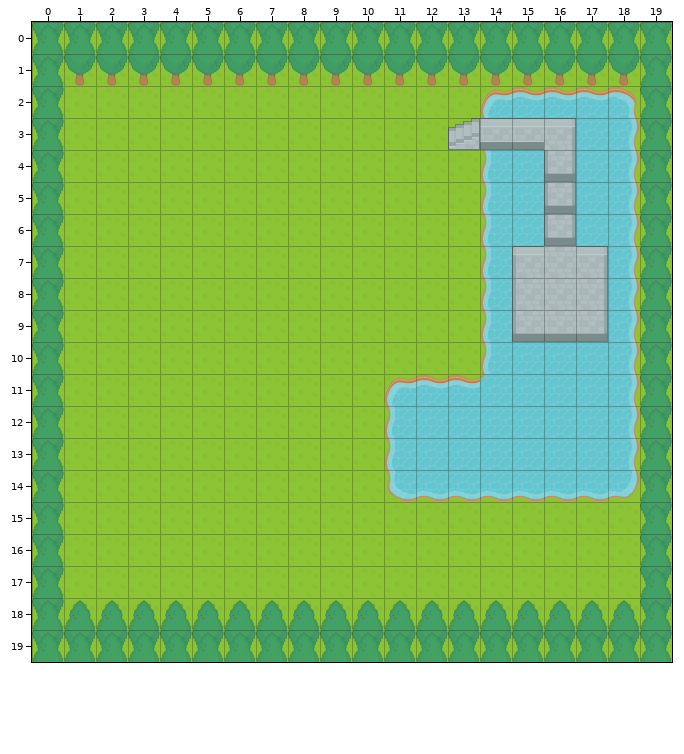
Tiled map (JSON): assets/tilemaps/Map.json. This is how it looked before the edit.
Cells are 128x128 px. Shown: x 0..19, y 0..19.
And afterwards:
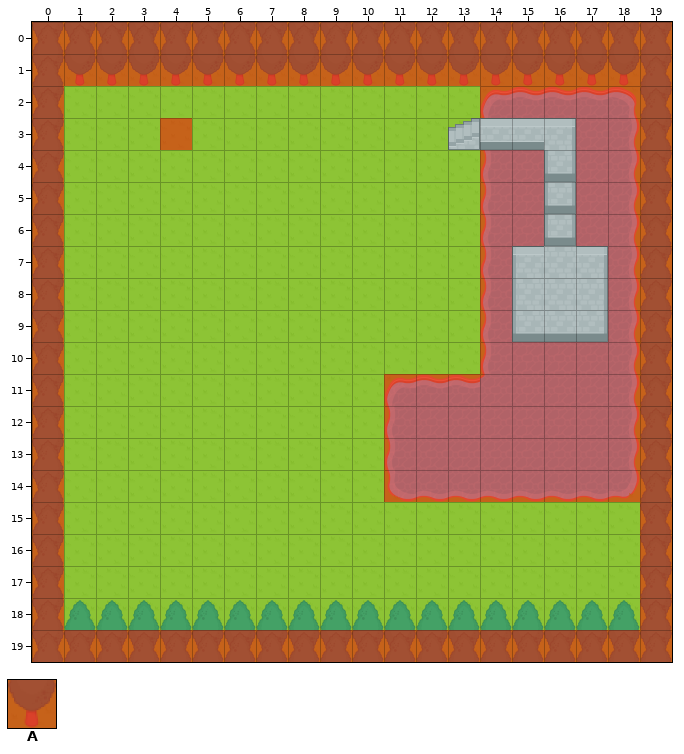
Key: from "tiles": A 19.
_ is an empty cell.
Tiles of an added or newly shown layer are drawn over the layers below it.
See-through tiles are keyed as they look on the map.
From old to new:
Layer "Blocked" (now shown):
y 0..1: x 0..19 ____________________ -> AAAAAAAAAAAAAAAAAAAA
y 2: x 0 _ -> A; x 14..19 ______ -> AAAAAA
y 3: x 0 _ -> A; x 4 _ -> A; x 17..19 ___ -> AAA
y 4..6: x 0 _ -> A; x 14..15 __ -> AA; x 17..19 ___ -> AAA
y 7..9: x 0 _ -> A; x 14 _ -> A; x 18..19 __ -> AA
y 10: x 0 _ -> A; x 14..19 ______ -> AAAAAA
y 11..14: x 0 _ -> A; x 11..19 _________ -> AAAAAAAAA
y 15..18: x 0 _ -> A; x 19 _ -> A
y 19: x 0..19 ____________________ -> AAAAAAAAAAAAAAAAAAAA
Pixel boxes of the changes (left, top, right, bottom) in both pictures:
added: (32, 22, 672, 662)
